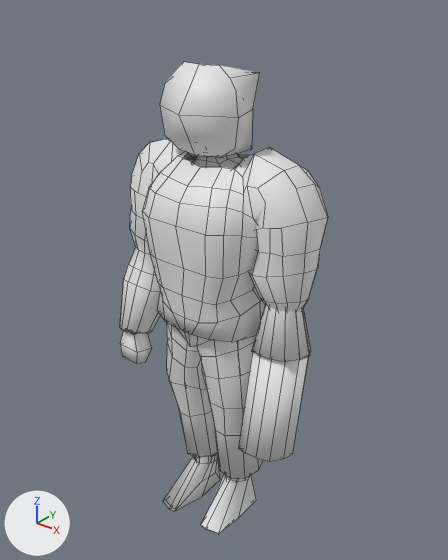
An edit to the FBX model Hayes_Ethan_collab/Assets/Models/Player/PlayerModel.fbx, drawn before and after from the same camera.
Camera for both pictures: a camera (50 mm lens) standing at (1.63, -1.96, 2.41) and looking at (0.02, 0.06, 1.16). Every picture has the same lights, and +X, +Y and +Z are marked at lower left. Mesh edges are drawn as thin lines.
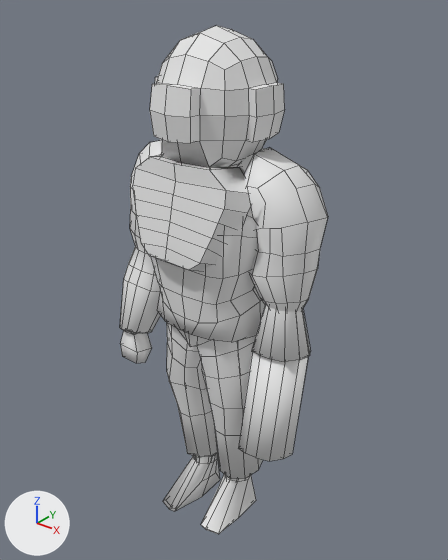
Commit message: Updated player model Helmet

Boxes (x1, y1, x2, y2) around the edits, measured in the pictures (448 x 560 px):
'Mesh.006', added
    after: (133, 25, 285, 271)
'Mesh.004', deleted
    before: (160, 62, 260, 158)

What changed in the scene script:
```text
Add me_cube_007:
    me_cube_007.from_pydata(...)  # 211 vertices, 210 faces; spans x -0.296..0.296, y -0.229..0.362, z 1.421..2.361
Remove ob_mesh_004:
    ob_mesh_004 = bpy.data.objects.new('Mesh.004', me_cube_009)
    ob_mesh_004.location = (0.0, 0.0, -0.118)
Add ob_mesh_006:
    ob_mesh_006 = bpy.data.objects.new('Mesh.006', me_cube_007)
    ob_mesh_006.location = (0.001, -0.073, -0.113)
```
